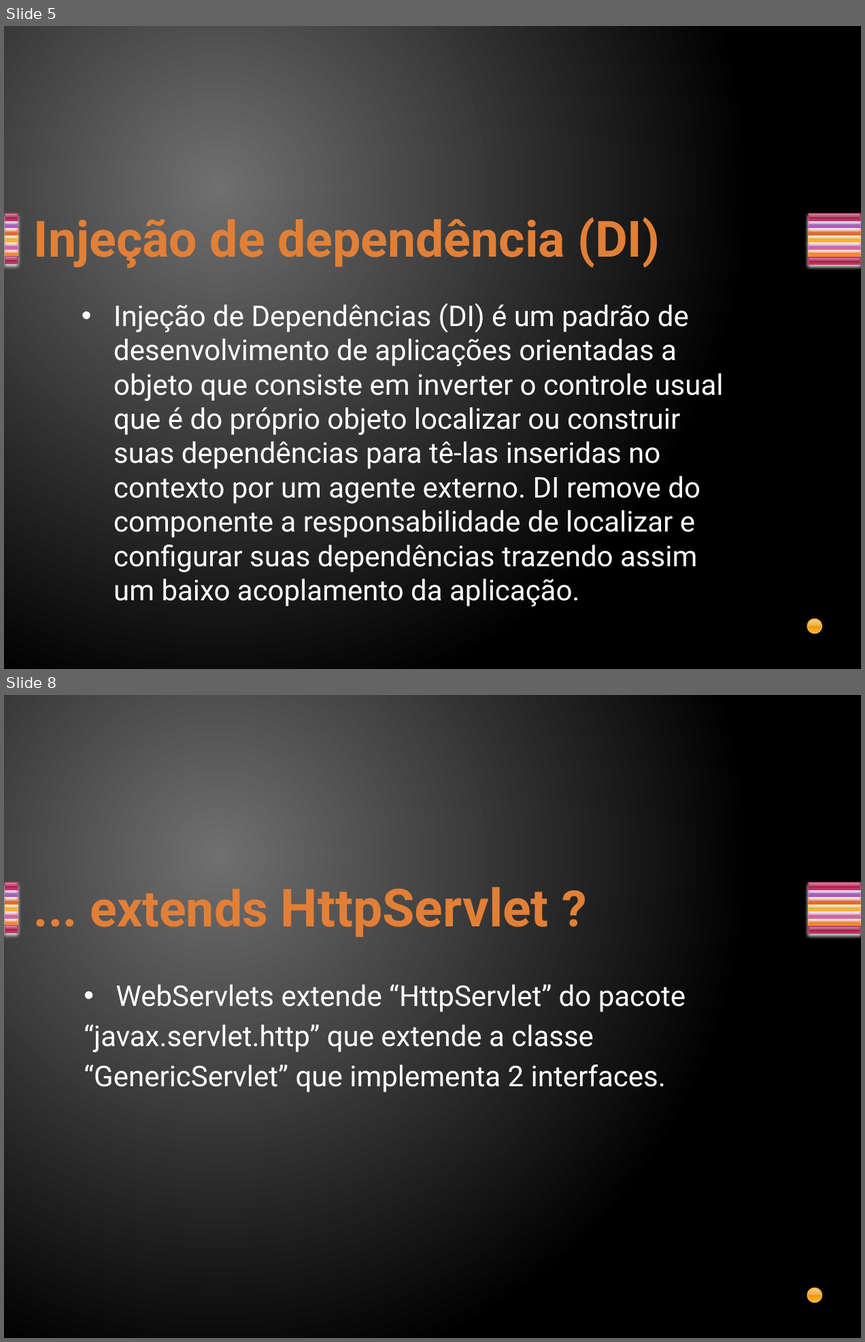
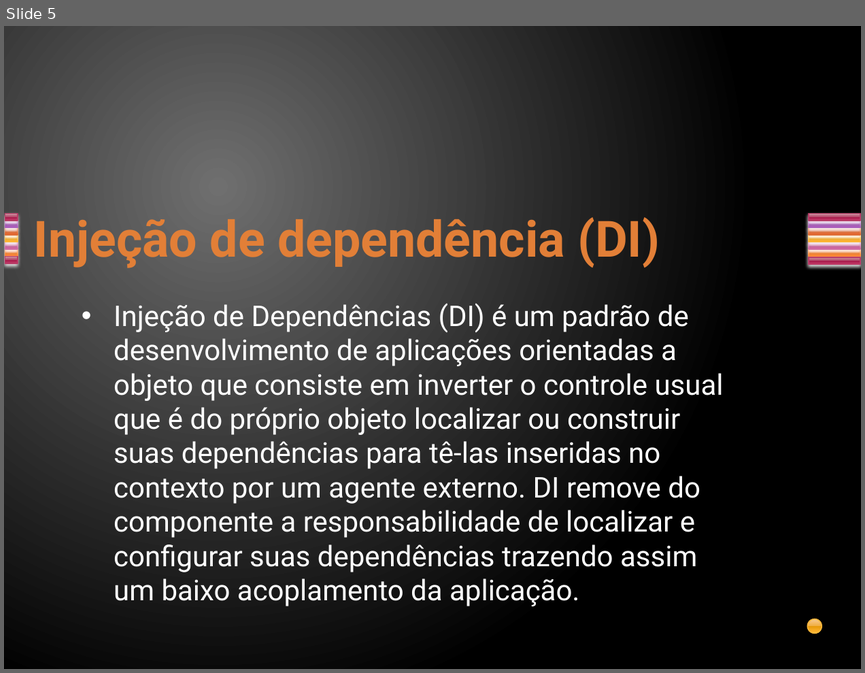
Before and after one commit to davirj9/javaAvancado, a slide deck: AulasAvancado/src/main/resources/br/com/3- CDI/CDI.pptx. Shown one above the other, each under a label of ours: slides 5 and 8 before the commit, slide 5 after it; the slides between them are not shown. The pictures are 865x1342 and 865x673 pixels, drawn with LibreOffice and Linux fonts; fonts in the diff are those of the drawing. Boxes give left, top, right and bottom in pixels: in the first picture for what was removed or moved away, otherwise in the second. Text is boxed around its words. In the diff, an @@ line names an element or a change of style, - is before the commit and + after.

```diff
--- a/AulasAvancado/src/main/resources/br/com/3- CDI/CDI.pptx
+++ b/AulasAvancado/src/main/resources/br/com/3- CDI/CDI.pptx
@@ slide 8 removed at [4, 695, 861, 1338], background gradient #707070 to #000000; not listed: 15 template elements that a slide beside it also shows @@
@@ title removed at [90, 887, 549, 938] @@
-... extends HttpServlet ?
@@ text removed at [84, 984, 685, 1092] @@
-• WebServlets extende “HttpServlet” do pacote
-“javax.servlet.http” que extende a classe
-“GenericServlet” que implementa 2 interfaces.
```
Also in this commit, not shown: 1 slide changed, 4 slides added, 15 other slides removed.
